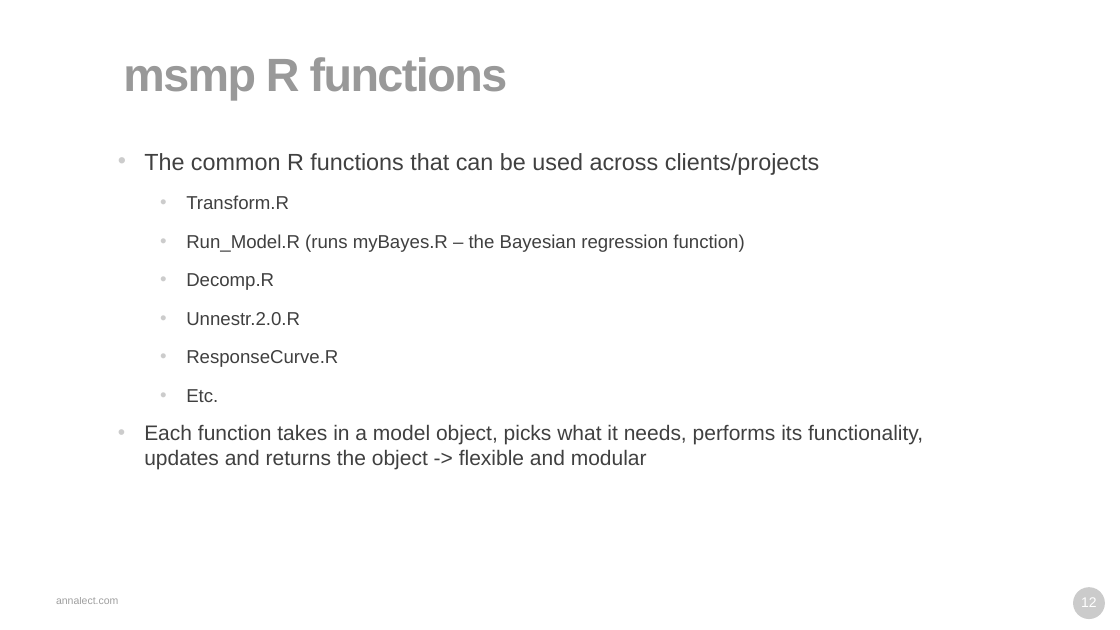
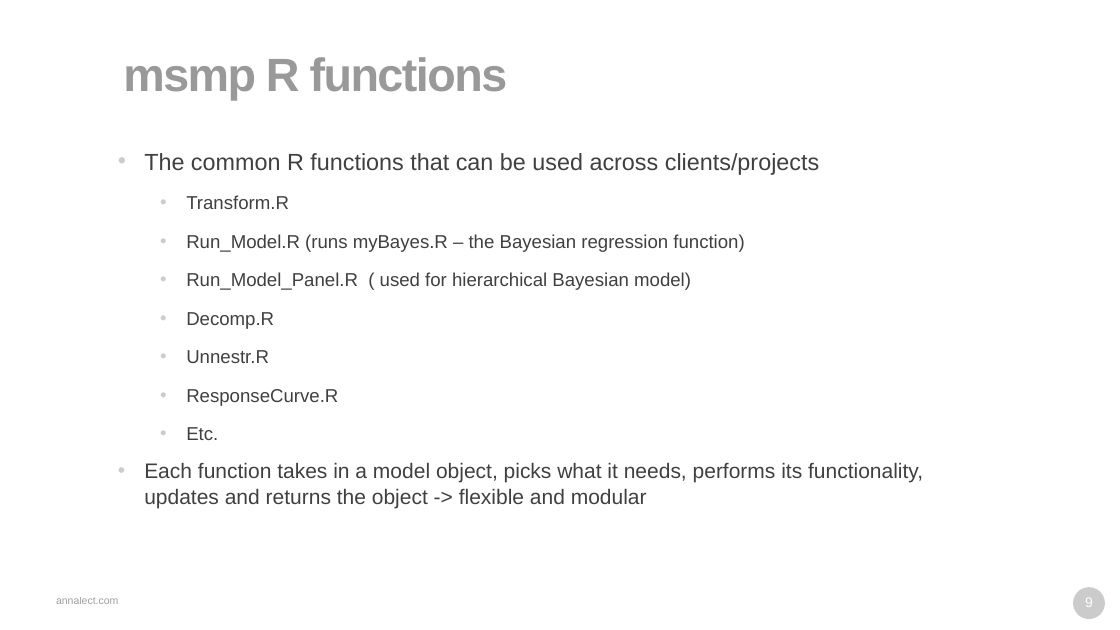
Before and after one commit to omgchdata/mmm_usa_codebase, a slide deck: slide 9 of msmp/doc/annalect - mmm 20191206.pptx (slide 12 before the commit). Drawn at 1120x630 pixels with LibreOffice and Linux fonts; fonts in the diff are those of the drawing; background and template pictures are left out. Boxes give left, top, right and bottom in pixels: in the first picture for what was removed or moved away, otherwise in the second. Text is boxed around its words. In the diff, an @@ line names an element or a change of style, - is before the commit and + after.

```diff
--- a/msmp/doc/annalect - mmm 20191206.pptx
+++ b/msmp/doc/annalect - mmm 20191206.pptx
@@ text at [186,272,691,290]: paragraph added @@
+  • Run_Model_Panel.R ( used for hierarchical Bayesian model)
@@ text at [186,350,269,363]: text changed @@
-  • Unnestr.2.0.R
+  • Unnestr.R
@@ page number at [1085,598,1093,607]: text changed @@
-12
+9
```
Also in this commit, not shown: 4 other slides changed, 13 other files.
